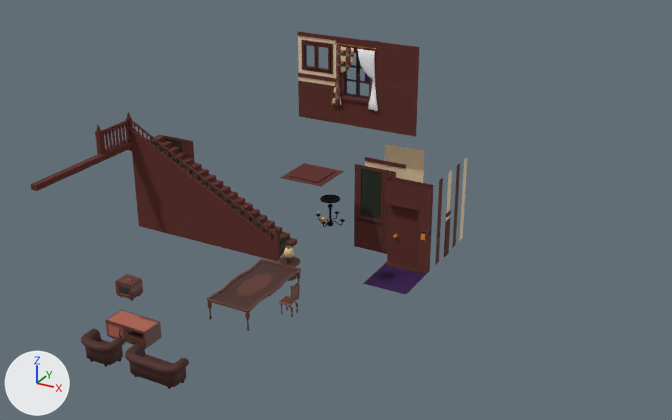
The FBX model Assets/Models/Buil01.fbx: old version first, new version second.
Rendered twice from a 50 mm lens placed at (16.7, -29.9, 18.6), pointed at (0.7, -0.8, 4.0). Arrows for +X, +Y and +Z are at lower left; the lights stay in place. The older version comes first. Where no turn or scale is listed for an object, it has been applied to the vertices.

The first picture shows 'Couch', 'Curtains2', 'Door0', 'DoorFrame03', 'Ground0', 'Sofa', 'Stairs_Ramp', 'TV_Furniture', 'Table_Large01', 'Wall1', 'WallLong0', 'Window1', 'Window2' and 20 more.
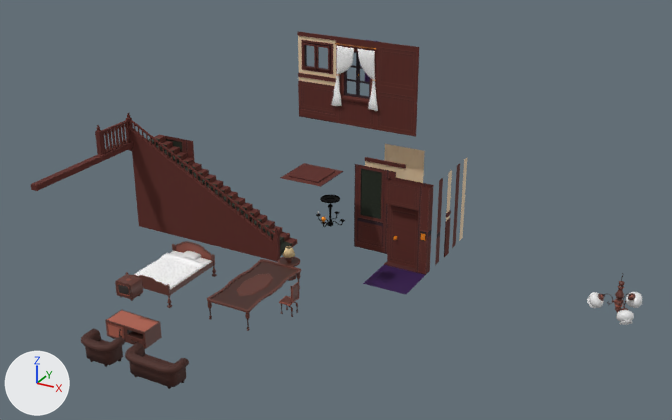
Changed parts and their boxes [x1, y1, x2, y2] in the pictures (672 x 420 px):
'Bedspread', added: after [135, 253, 206, 289]
'bed_01', added (brown): after [125, 241, 217, 308]
'Curtains2', recoloured (lighter): [331, 46, 354, 106] in both
'CeilingLight_1_Glass', added: after [587, 292, 642, 325]
'CeilingLight_1', added: after [598, 273, 636, 313]
'Pillow_01', added: after [180, 251, 201, 260]
'Mattress_01', added: after [170, 251, 212, 290]

The change, as a list of edits to the scene's bpy script:
```text
Add img_mattress_png:
    img_mattress_png = load_image('Mattress.png', '../Textures/PropTextures/Mattress.png', 1024, 1024, 'sRGB')
Add mat_mattress:
    mat_mattress = principled_material('Mattress')
    mat_mattress.texture = img_mattress_png
Change me_plane_072:
    where me_plane_072.from_pydata(...)  # 129 vertices, 115 faces; spans x -1.19..-0.09, y -0.14..-0.01, z 0.82..3.62
    remove me_plane_072.materials.append(mat_props01)  # picture img_props01_psd
    add me_plane_072.materials.append(mat_curtain)  # picture img_curtain_pattern_png
Add me_plane_073:
    me_plane_073.from_pydata(...)  # 108 vertices, 110 faces; spans x -1.05..1.05, y -1.46..1.05, z -0.06..0.1
    me_plane_073.materials.append(mat_curtain)  # picture img_curtain_pattern_png
Add me_cube_116:
    me_cube_116.from_pydata(...)  # 100 vertices, 98 faces; spans x -0.435..0.445, y -0.287..0.3, z -0.044..0.117
Add me_circle_019:
    me_circle_019.from_pydata(...)  # 3426 vertices, 3275 faces; spans x -0.682..0.411, y -0.611..0.611, z -1.426..0.0
    me_circle_019.materials.append(mat_props01)  # picture img_props01_psd
Add me_circle_018:
    me_circle_018.from_pydata(...)  # 1148 vertices, 1160 faces; spans x -1.15..1.15, y -1.62..1.62, z 0.0..1.32
    me_circle_018.materials.append(mat_props01)  # picture img_props01_psd
Add me_sphere_005:
    me_sphere_005.from_pydata(...)  # 960 vertices, 864 faces; spans x -0.99..0.61, y -0.9..0.89, z -1.45..-0.93
Add me_cube_115:
    me_cube_115.from_pydata(...)  # 232 vertices, 234 faces; spans x -1.02..1.02, y -1.48..1.48, z -0.09..0.09
    me_cube_115.materials.append(mat_mattress)  # picture img_mattress_png
Add ob_bedspread:
    ob_bedspread = bpy.data.objects.new('Bedspread', me_plane_073)
    ob_bedspread.location = (-5.93, -2.94, 0.76)
Add ob_pillow_01:
    ob_pillow_01 = bpy.data.objects.new('Pillow_01', me_cube_116)
    ob_pillow_01.location = (-5.93, -1.65, 0.8)
Add ob_ceilinglight_1:
    ob_ceilinglight_1 = bpy.data.objects.new('CeilingLight_1', me_circle_019)
    ob_ceilinglight_1.location = (12.08, -2.94, 5.1)
Add ob_bed_01:
    ob_bed_01 = bpy.data.objects.new('bed_01', me_circle_018)
    ob_bed_01.location = (-5.93, -2.94, 0.0)
Add ob_ceilinglight_1_glass:
    ob_ceilinglight_1_glass = bpy.data.objects.new('CeilingLight_1_Glass', me_sphere_005)
    ob_ceilinglight_1_glass.location = (12.08, -2.94, 5.1)
Add ob_mattress_01:
    ob_mattress_01 = bpy.data.objects.new('Mattress_01', me_cube_115)
    ob_mattress_01.location = (-5.93, -2.94, 0.67)
```
